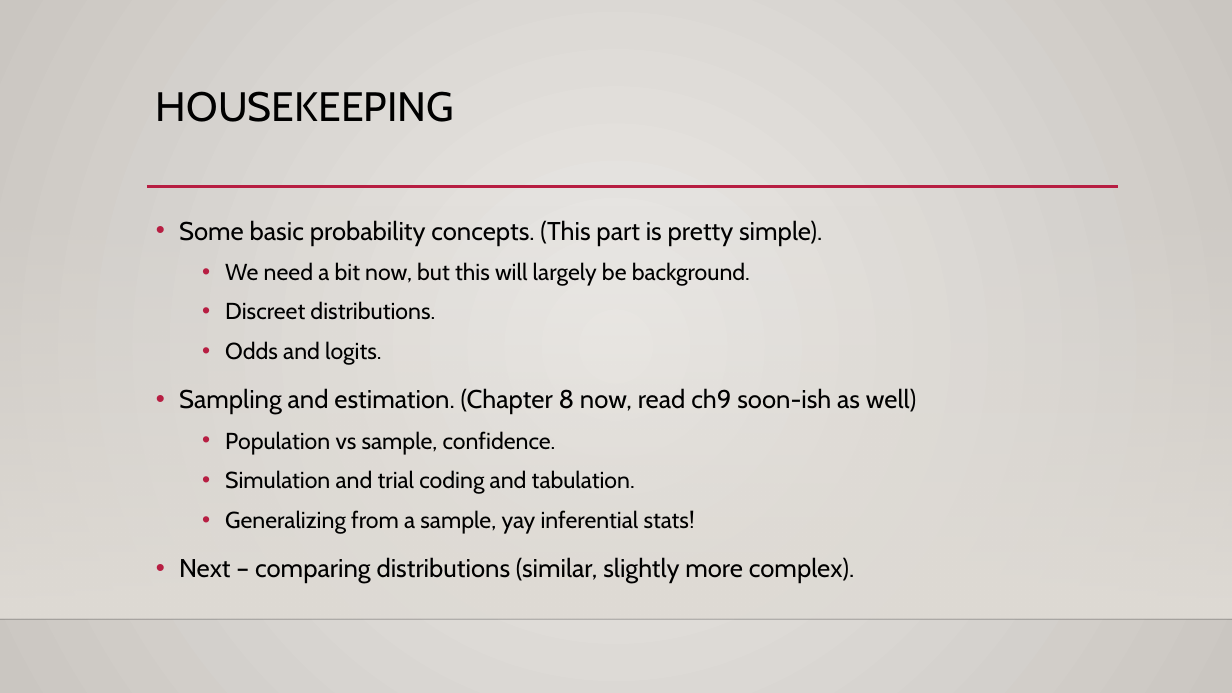
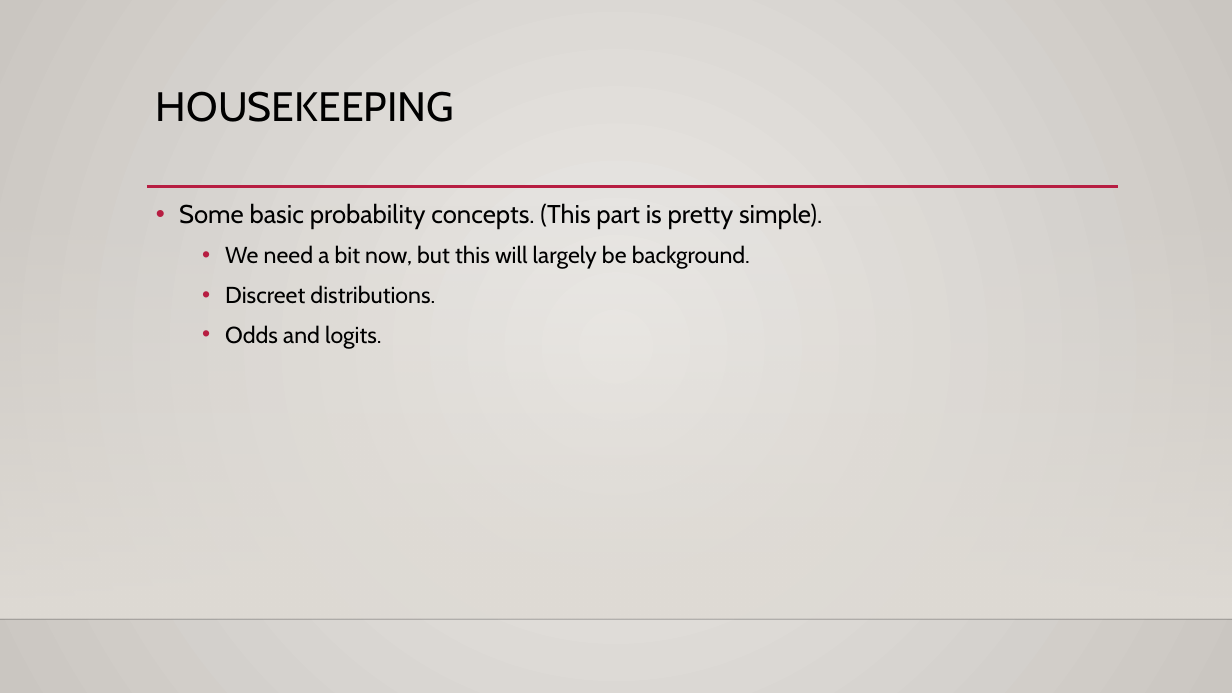
Before and after one commit to AkeemSemperDataScience/Basic_Stats_in_Python_Student_Repository, a slide deck: slide 1 of reference_material/slides/013_Probability_and_Bayes.pptx. Drawn at 1232x693 pixels with LibreOffice and Linux fonts; fonts in the diff are those of the drawing; background and template pictures are left out. Boxes give left, top, right and bottom in pixels: in the first picture for what was removed or moved away, otherwise in the second. Text is boxed around its words. In the diff, an @@ line names an element or a change of style, - is before the commit and + after.

```diff
--- a/reference_material/slides/013_Probability_and_Bayes.pptx
+++ b/reference_material/slides/013_Probability_and_Bayes.pptx
@@ text "Some basic probability concepts. (This ...": place and size @@
-text "Some basic probability concepts. (This ..." at (179,220,916,583)
+text "Some basic probability concepts. (This ..." at (179,203,822,349)
@@ text at (179,388,916,583): paragraphs removed @@
-• Sampling and estimation. (Chapter 8 now, read ch9 soon-ish as well)
-  • Population vs sample, confidence.
-  • Simulation and trial coding and tabulation.
-  • Generalizing from a sample, yay inferential stats!
-• Next – comparing distributions (similar, slightly more complex).
```
Also in this commit, not shown: 15 other slides changed, 13 slides added, 1 slide removed.
